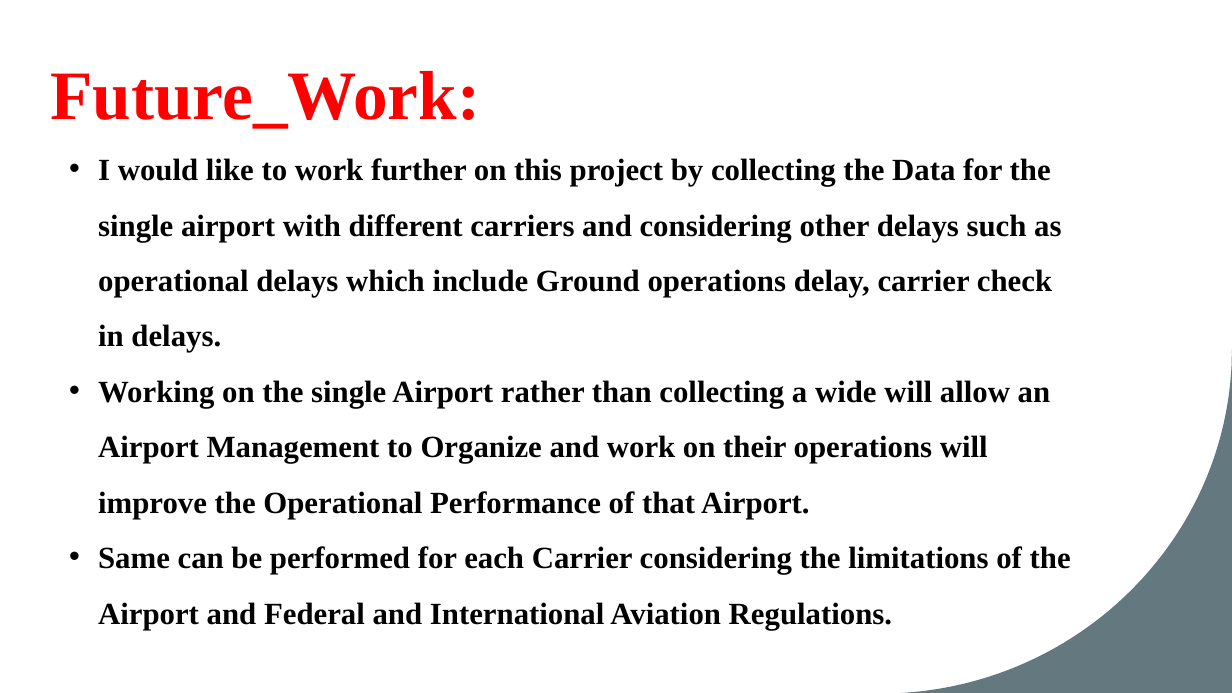
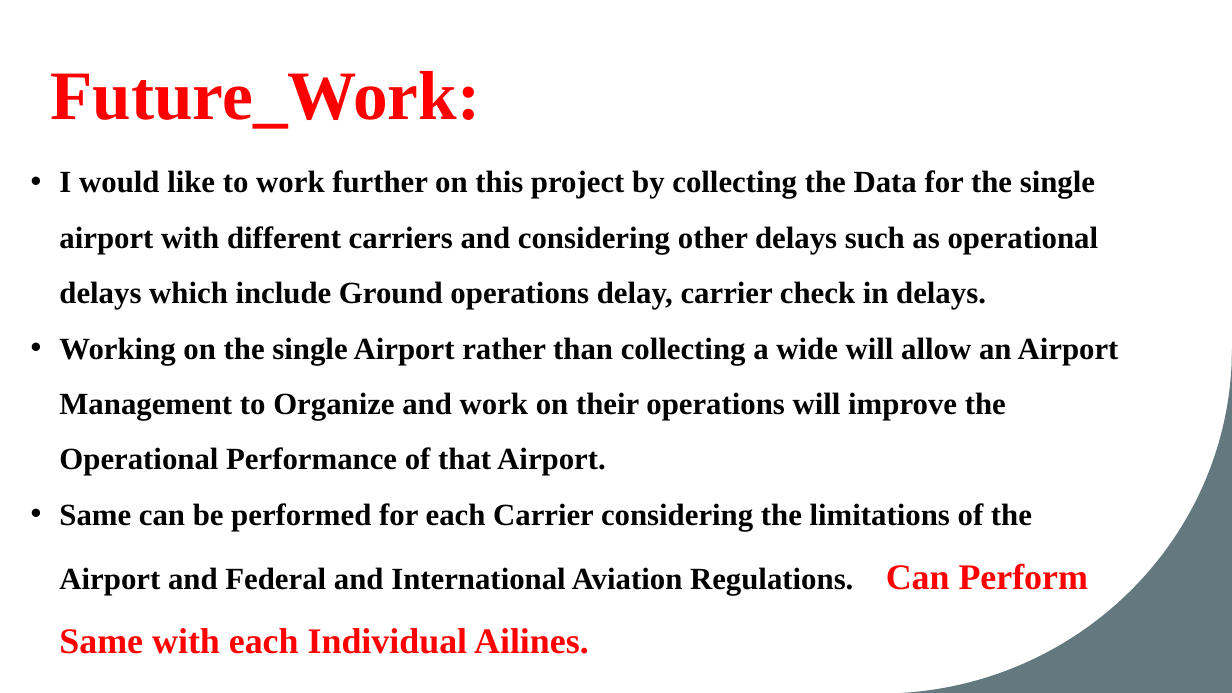
Before and after one commit to vinay-polanki/ATC_R_Project, a slide deck: slide 11 of Atc & Visualisation.pptx (slide 9 before the commit). Drawn at 1232x693 pixels with LibreOffice and Linux fonts; fonts in the diff are those of the drawing. Boxes give left, top, right and bottom in pixels: in the first picture for what was removed or moved away, otherwise in the second. Text is boxed around its words. In the diff, an @@ line names an element or a change of style, - is before the commit and + after.

```diff
--- a/Atc & Visualisation.pptx
+++ b/Atc & Visualisation.pptx
@@ text "I would like to work ..." moved from (x1=98, y1=158, x2=1071, y2=630) to (x1=59, y1=170, x2=1119, y2=654) @@
@@ text at (x1=59, y1=503, x2=1032, y2=654): text changed @@
-• Same can be performed for each Carrier considering the limitations of the Airport and Federal and International Aviation Regulations.
+• Same can be performed for each Carrier considering the limitations of the Airport and Federal and International Aviation Regulations. Can Perform Same with each Individual Ailines.
```
Also in this commit, not shown: 3 other slides changed, 3 slides added, 1 slide removed, 1 other file.
